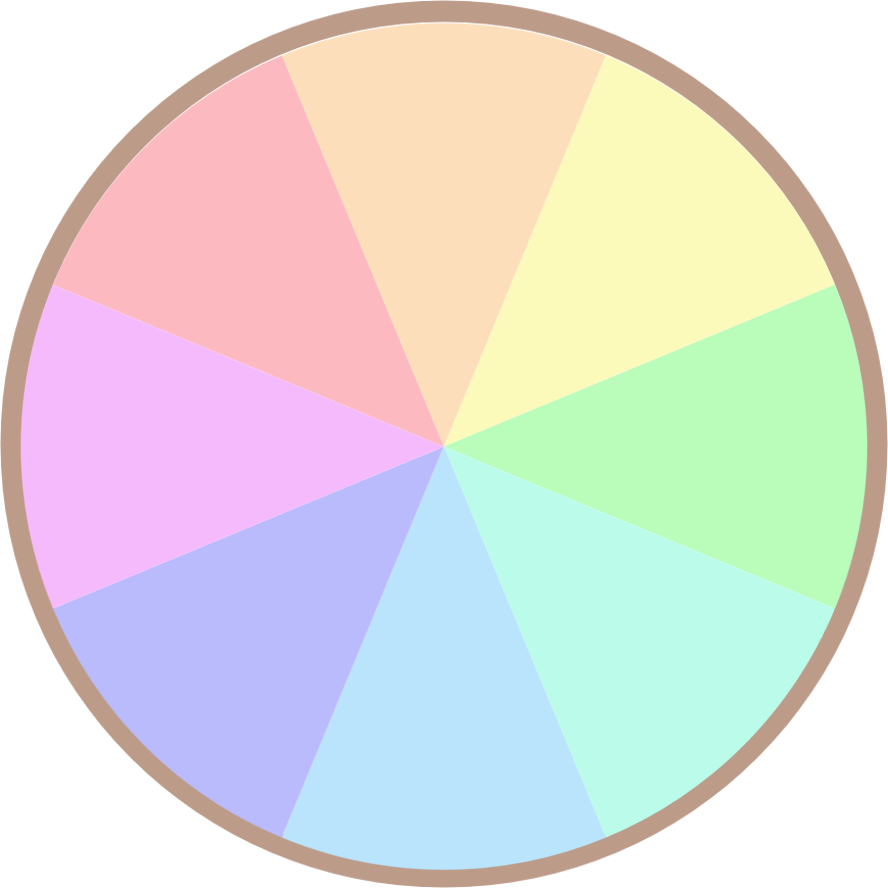
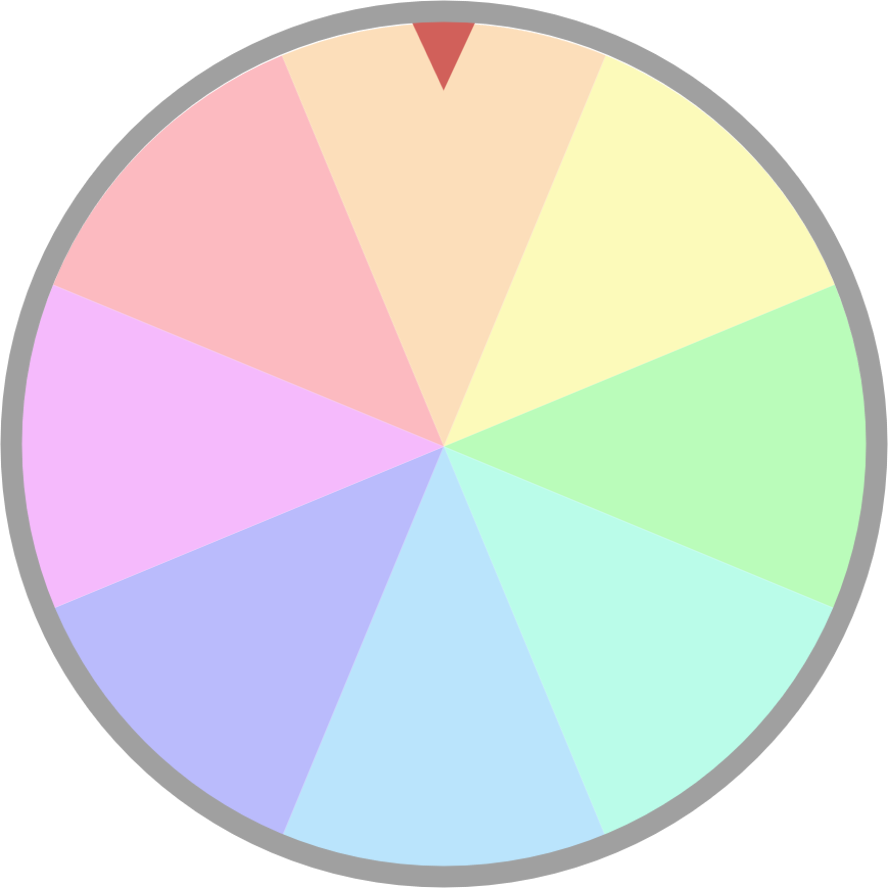
The second (888, 888) image is a revision of the first. Changes to its layers:
moved "Vector Layer 1 Merged" (1st of 2) above "Paint Layer 1 Merged", painted on it over [0, 0, 888, 888]
added layer "Paint Layer 1 Merged" above "Vector Layer 1 Merged" over [401, 1, 529, 91]
painted on "Vector Layer 1 Merged" (2nd of 2) over [0, 1, 888, 888]
